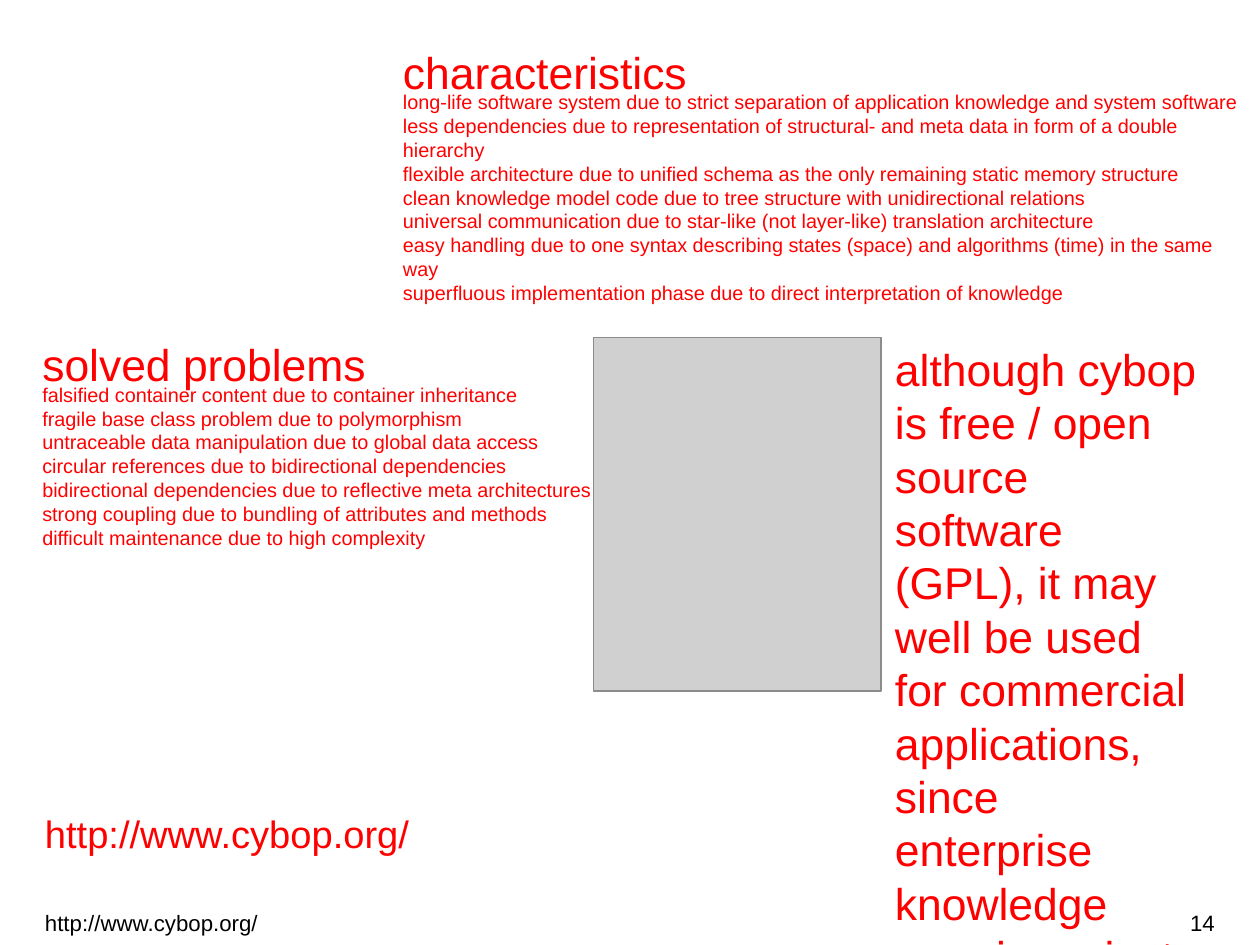
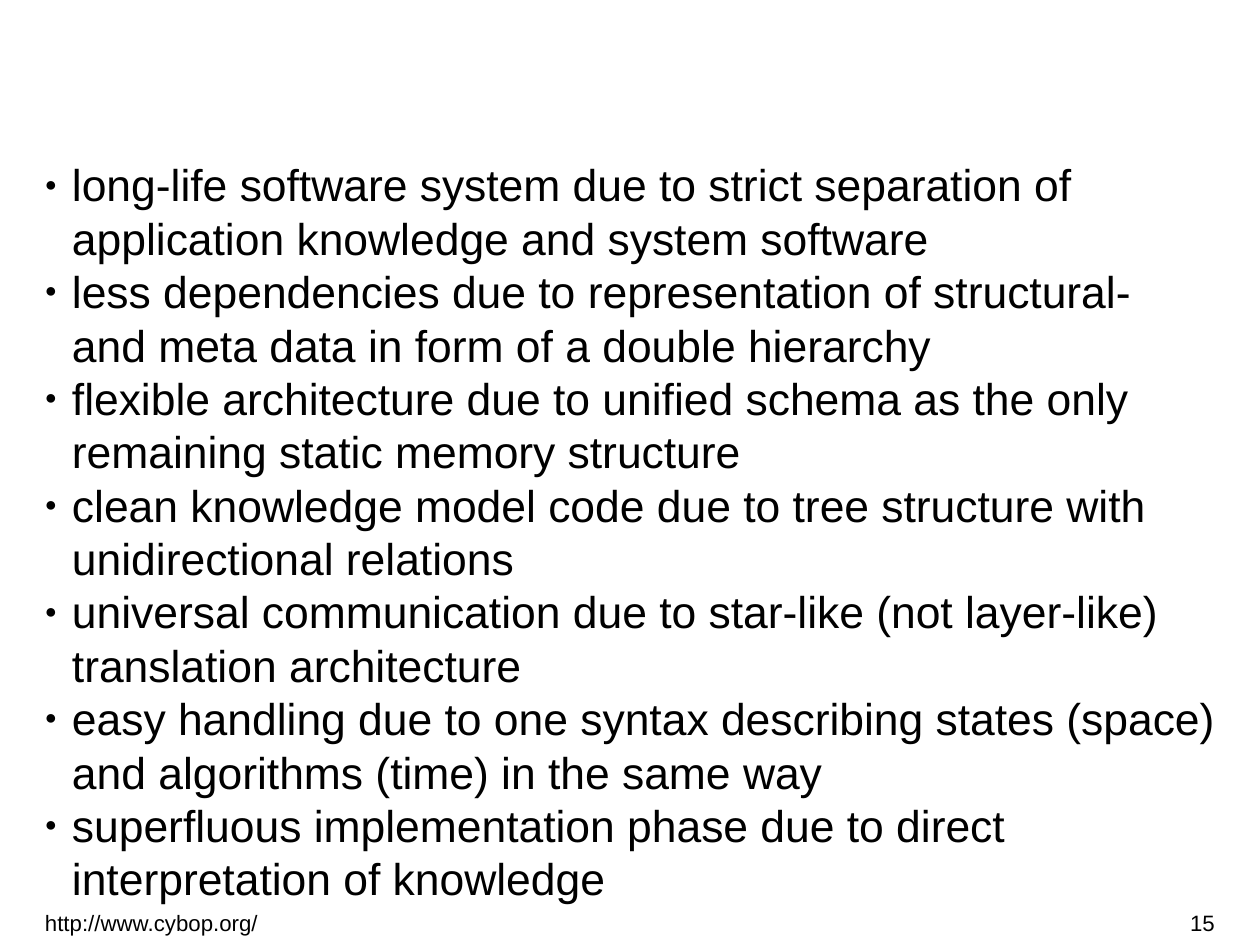
Before and after one commit to GitMirroring/cybop, a slide deck: slide 15 of doc/lightning_talk/cybop.odp (slide 14 before the commit). Drawn at 1260x945 pixels with LibreOffice and Linux fonts; fonts in the diff are those of the drawing; grey boxes stand for pictures; background and template pictures are left out. Boxes give left, top, right and bottom in pixels: in the first picture for what was removed or moved away, otherwise in the second. Text is boxed around its words. In the diff, an @@ line names an element or a change of style, - is before the commit and + after.

```diff
--- a/doc/lightning_talk/cybop.odp
+++ b/doc/lightning_talk/cybop.odp
@@ text at (403, 56, 687, 98): text changed; text colour #FF0000 to #FFFFFF; bold on @@
-characteristics
+Characteristics
@@ text "long-life software system due to ...": place and size @@
-text "long-life software system due to ..." at (403, 94, 1237, 304)
+text "long-life software system due to ..." at (72, 168, 1214, 905)
@@ text "long-life software system due to ..." at (72, 168, 1214, 905): size 12.5 to 28 pt, text colour #FF0000 to #000000; bullet none to ● @@
@@ text removed at (42, 348, 366, 391) @@
-solved problems
@@ picture removed at (595, 337, 882, 691) @@
@@ text removed at (895, 353, 1197, 929) @@
-although cybop is free / open source software (GPL), it may well be used for commercial applications, since enterprise knowledge remains private
-cybop is not in research for very much longer – discover its potential !
@@ text removed at (42, 386, 590, 549) @@
-falsified container content due to container inheritance
-fragile base class problem due to polymorphism
-untraceable data manipulation due to global data access
-circular references due to bidirectional dependencies
-bidirectional dependencies due to reflective meta architectures
-strong coupling due to bundling of attributes and methods
-difficult maintenance due to high complexity
@@ text removed at (45, 820, 409, 856) @@
-http://www.cybop.org/
@@ page number at (1190, 915, 1215, 932): text changed @@
-14
+15
```
Also in this commit, not shown: 5 other slides changed, 4 slides added, 2 slides removed, 2 other files.
